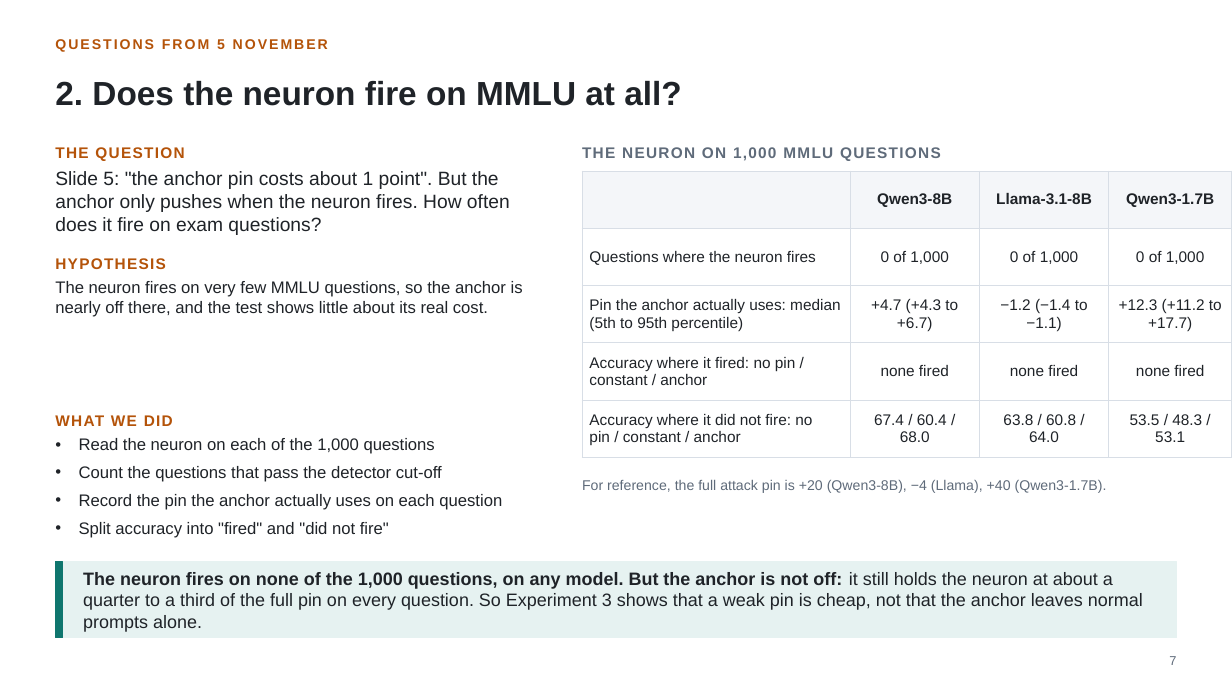
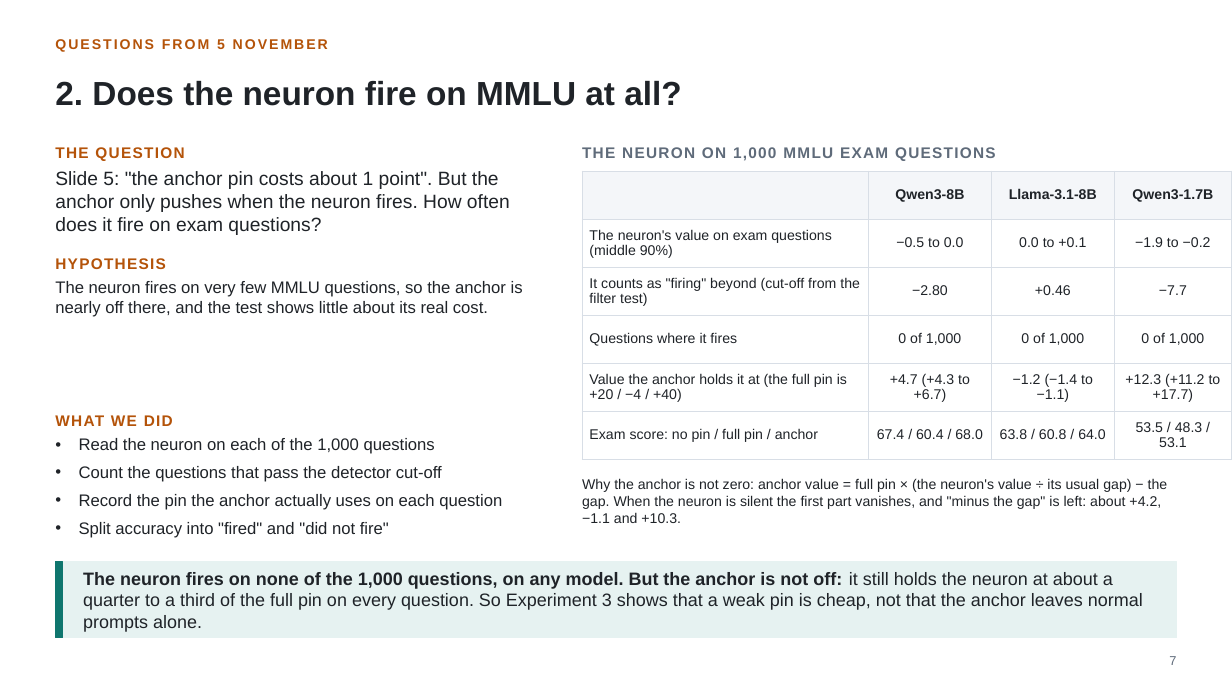
Before and after one commit to fjoad/refusal-neurons, a slide deck: slide 7 of slides/refusal_neurons_2026-11-12.pptx. Drawn at 1232x693 pixels with LibreOffice and Linux fonts; fonts in the diff are those of the drawing. Boxes give left, top, right and bottom in pixels: in the first picture for what was removed or moved away, otherwise in the second. Text is boxed around its words. In the diff, an @@ line names an element or a change of style, - is before the commit and + after.

```diff
--- a/slides/refusal_neurons_2026-11-12.pptx
+++ b/slides/refusal_neurons_2026-11-12.pptx
@@ text at (582, 147, 996, 161): text changed @@
-THE NEURON ON 1,000 MMLU QUESTIONS
+THE NEURON ON 1,000 MMLU EXAM QUESTIONS
@@ table at (582, 171, 1232, 451) @@
-row 2: Questions where the neuron fires | 0 of 1,000 | 0 of 1,000 | 0 of 1,000
-row 3: Pin the anchor actually uses: median (5th to 95th percentile) | +4.7 (+4.3 to +6.7) | −1.2 (−1.4 to −1.1) | +12.3 (+11.2 to +17.7)
-row 4: Accuracy where it fired: no pin / constant / anchor | none fired | none fired | none fired
-row 5: Accuracy where it did not fire: no pin / constant / anchor | 67.4 / 60.4 / 68.0 | 63.8 / 60.8 / 64.0 | 53.5 / 48.3 / 53.1
+row 2: The neuron's value on exam questions (middle 90%) | −0.5 to 0.0 | 0.0 to +0.1 | −1.9 to −0.2
+row 3: It counts as "firing" beyond (cut-off from the filter test) | −2.80 | +0.46 | −7.7
+row 4: Questions where it fires | 0 of 1,000 | 0 of 1,000 | 0 of 1,000
+row 5: Value the anchor holds it at (the full pin is +20 / −4 / +40) | +4.7 (+4.3 to +6.7) | −1.2 (−1.4 to −1.1) | +12.3 (+11.2 to +17.7)
+row 6: Exam score: no pin / full pin / anchor | 67.4 / 60.4 / 68.0 | 63.8 / 60.8 / 64.0 | 53.5 / 48.3 / 53.1
@@ text at (582, 478, 1168, 523): text changed; text colour #5F6B7A to #1F2328 @@
-For reference, the full attack pin is +20 (Qwen3-8B), −4 (Llama), +40 (Qwen3-1.7B).
+Why the anchor is not zero: anchor value = full pin × (the neuron's value ÷ its usual gap) − the gap. When the neuron is silent the first part vanishes, and "minus the gap" is left: about +4.2, −1.1 and +10.3.
```
Also in this commit, not shown: 5 other slides changed, 2 other files.
